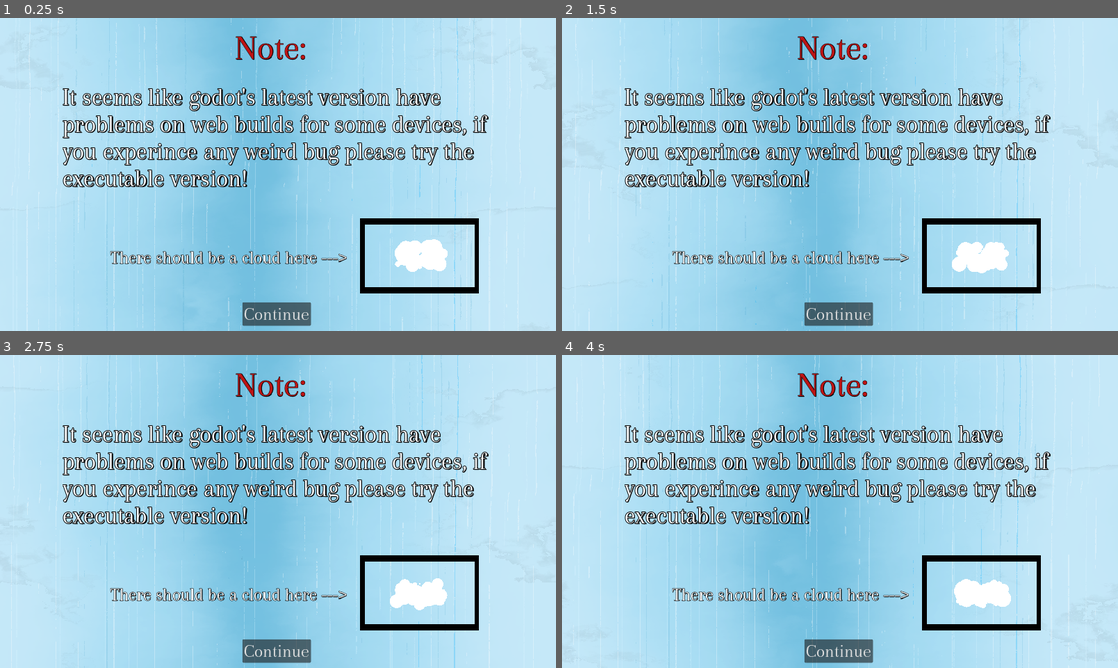
Above: before the commit, frames 1-4 (two rows, left to right).
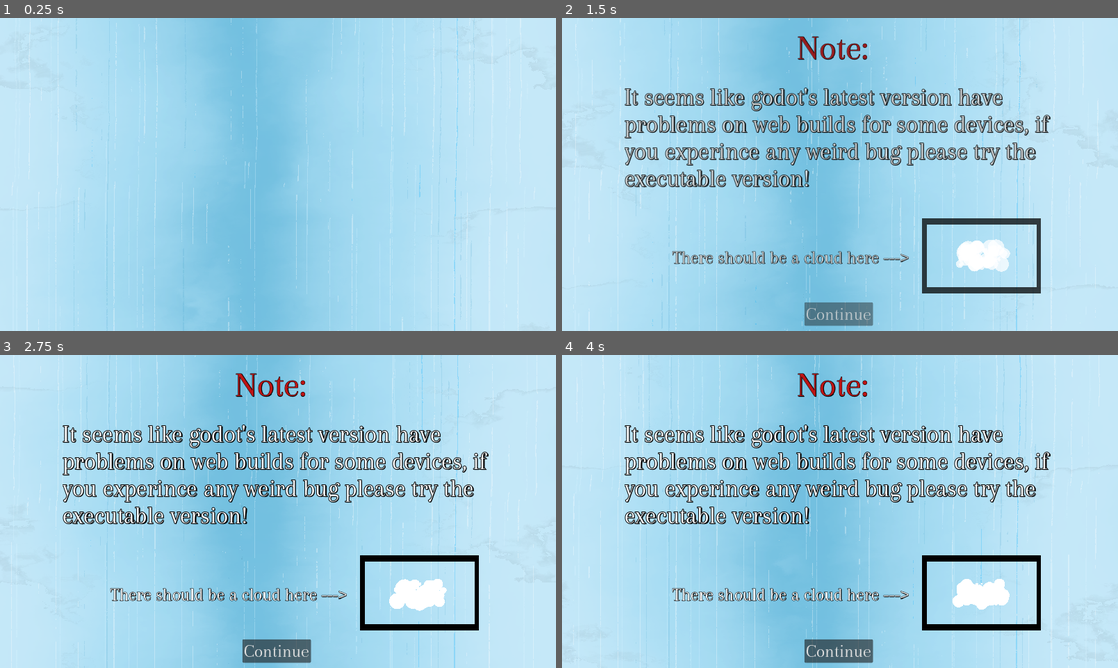
Above: after the commit, the same moments.

Repository: Someoneyeeting/GMTK
Game: Godot game, scene res://mainmenu.tscn
Two runs of this game, one before a commit and one after it. Both use one fixed random seed, a clock stepped at 60 frames per second and the inputs below.
Inputs (mouse positions are in pixels of both pictures, inside the frame that each line leads up to):
- Up to frame 1 (0.25 s): no input
- Up to frame 2 (1.5 s): click (840, 315) at 0.5 s, where only the run before the commit has a clickable "Continue"; click "Continue" at 1.25 s
- Up to frame 3 (2.75 s): move the mouse to (400, 495) at 2.02 s; hold D (right) from 2.03 s (still down)
- Up to frame 4 (4 s): move the mouse to (728, 527) at 2.77 s; release D (right) at 2.78 s; hold S (down) 2.78-3.53 s; move the mouse to (895, 442) at 3.52 s; hold D (right) from 3.53 s (still down)

The runs differ from the first frame. In frame 1, 11% of the frame differs, in the area x 11-88%, y 5-99%; in frame 2, 8.0%; in frame 3, 0.1%; in frame 4, 0.1%.

Commit message:
mainmenu

Diff:
--- a/mainmenu.tscn
+++ b/mainmenu.tscn
@@ -1,8 +1,33 @@
-[gd_scene load_steps=10 format=3 uid="uid://cqpwsek5kc0lv"]
+[gd_scene load_steps=15 format=3 uid="uid://cqpwsek5kc0lv"]
 
 [ext_resource type="PackedScene" uid="uid://0eob1v8xpjxi" path="res://background.tscn" id="1_4w514"]
 [ext_resource type="FontFile" uid="uid://bjokimfv4db2e" path="res://arapey-regular.ttf" id="2_mmaq6"]
 [ext_resource type="PackedScene" uid="uid://dlee7qqkhtk3v" path="res://clouds.tscn" id="3_8kcxu"]
+[ext_resource type="Texture2D" uid="uid://d22d4g1jndvtq" path="res://assets/mainmenu/jeff.png" id="4_rhcm6"]
+[ext_resource type="Texture2D" uid="uid://d1twg0xe1v3q8" path="res://assets/mainmenu/Untitled395_20240819073949.png" id="5_kn2nb"]
+[ext_resource type="Texture2D" uid="uid://kpdssbhr0v0" path="res://assets/mainmenu/Untitled410_20240819201640.png" id="6_w25bd"]
+
+[sub_resource type="GDScript" id="GDScript_747gg"]
+script/source = "extends Node2D
+
+
+func _ready() -> void:
+	if(\"web\" in OS.get_name().to_lower() or true):
+		$notice/Button.disabled = false
+		$AnimationPlayer.play(\"notice_in\")
+
+
+
+
+func _on_animation_player_animation_finished(anim_name: StringName) -> void:
+	if(anim_name == \"noitce_out\"):
+		$AnimationPlayer.play(\"menu_in\")
+
+
+func _on_button_pressed() -> void:
+	print(\"press\")
+	$AnimationPlayer.play(\"notice_out\")
+"
 
 [sub_resource type="Shader" id="Shader_ikbg8"]
 code = "shader_type canvas_item;
@@ -54,7 +79,7 @@
 "times": PackedFloat32Array(0),
 "transitions": PackedFloat32Array(1),
 "update": 0,
-"values": [Color(1, 1, 1, 1)]
+"values": [Color(1, 1, 1, 0)]
 }
 tracks/1/type = "value"
 tracks/1/imported = false
@@ -80,10 +105,34 @@
 "update": 0,
 "values": [0.0]
 }
+tracks/3/type = "value"
+tracks/3/imported = false
+tracks/3/enabled = true
+tracks/3/path = NodePath("menu:position")
+tracks/3/interp = 1
+tracks/3/loop_wrap = true
+tracks/3/keys = {
+"times": PackedFloat32Array(0),
+"transitions": PackedFloat32Array(1),
+"update": 0,
+"values": [Vector2(0, 720)]
+}
+tracks/4/type = "value"
+tracks/4/imported = false
+tracks/4/enabled = true
+tracks/4/path = NodePath("menu:rotation")
+tracks/4/interp = 1
+tracks/4/loop_wrap = true
+tracks/4/keys = {
+"times": PackedFloat32Array(0),
+"transitions": PackedFloat32Array(1),
+"update": 0,
+"values": [0.0]
+}
 
 [sub_resource type="Animation" id="Animation_8gw2g"]
 resource_name = "notice_out"
-length = 2.0
+length = 3.0
 tracks/0/type = "value"
 tracks/0/imported = false
 tracks/0/enabled = true
@@ -109,18 +158,49 @@
 "values": [0.0]
 }
 
+[sub_resource type="Animation" id="Animation_6hvvn"]
+resource_name = "menu_in"
+length = 1.5
+tracks/0/type = "value"
+tracks/0/imported = false
+tracks/0/enabled = true
+tracks/0/path = NodePath("menu:position")
+tracks/0/interp = 1
+tracks/0/loop_wrap = true
+tracks/0/keys = {
+"times": PackedFloat32Array(0, 1.5),
+"transitions": PackedFloat32Array(0.210224, 1),
+"update": 0,
+"values": [Vector2(0, 720), Vector2(0, 0)]
+}
+tracks/1/type = "value"
+tracks/1/imported = false
+tracks/1/enabled = true
+tracks/1/path = NodePath("menu:rotation")
+tracks/1/interp = 1
+tracks/1/loop_wrap = true
+tracks/1/keys = {
+"times": PackedFloat32Array(0),
+"transitions": PackedFloat32Array(1),
+"update": 0,
+"values": [0.0]
+}
+
 [sub_resource type="AnimationLibrary" id="AnimationLibrary_yqbtv"]
 _data = {
 "RESET": SubResource("Animation_wi8ir"),
+"menu_in": SubResource("Animation_6hvvn"),
 "notice_in": SubResource("Animation_uxhc2"),
 "notice_out": SubResource("Animation_8gw2g")
 }
 
 [node name="mainmenu" type="Node2D"]
+script = SubResource("GDScript_747gg")
 
 [node name="background" parent="." instance=ExtResource("1_4w514")]
 
 [node name="notice" type="Node2D" parent="."]
+modulate = Color(1, 1, 1, 0)
 
 [node name="Label" type="Label" parent="notice"]
 offset_left = 541.0
@@ -156,6 +236,7 @@
 offset_top = 151.0
 offset_right = 1179.0
 offset_bottom = 724.0
+mouse_filter = 2
 theme_override_colors/font_shadow_color = Color(0, 0, 0, 1)
 theme_override_constants/outline_size = 6
 theme_override_constants/shadow_offset_x = 2
@@ -169,6 +250,7 @@
 offset_top = 461.0
 offset_right = 1103.0
 offset_bottom = 633.0
+mouse_filter = 2
 color = Color(0, 0, 0, 1)
 
 [node name="Button" type="Button" parent="notice"]
@@ -179,13 +261,39 @@
 theme_override_colors/icon_normal_color = Color(0, 0, 0, 1)
 theme_override_fonts/font = ExtResource("2_mmaq6")
 theme_override_font_sizes/font_size = 41
+action_mode = 0
 text = "Continue"
 
 [node name="Node2D" parent="notice" instance=ExtResource("3_8kcxu")]
 position = Vector2(959, 553)
 scale = Vector2(1.81549, 3.94558)
 
+[node name="menu" type="Node2D" parent="."]
+position = Vector2(0, 720)
+
+[node name="Jeff" type="Sprite2D" parent="menu"]
+scale = Vector2(2.00481, 2.00481)
+texture = ExtResource("4_rhcm6")
+centered = false
+
+[node name="Untitled39520240819073949" type="Sprite2D" parent="menu"]
+position = Vector2(262, 127)
+rotation = 0.0576342
+scale = Vector2(1.63444, 1.63444)
+texture = ExtResource("5_kn2nb")
+
+[node name="TextureButton" type="TextureButton" parent="menu"]
+offset_left = 106.0
+offset_top = 251.0
+offset_right = 427.0
+offset_bottom = 451.0
+texture_normal = ExtResource("6_w25bd")
+stretch_mode = 5
+
 [node name="AnimationPlayer" type="AnimationPlayer" parent="."]
 libraries = {
 "": SubResource("AnimationLibrary_yqbtv")
 }
+
+[connection signal="pressed" from="notice/Button" to="." method="_on_button_pressed"]
+[connection signal="animation_finished" from="AnimationPlayer" to="." method="_on_animation_player_animation_finished"]
Binary file added: assets/mainmenu/Untitled395_20240819073949.png
Not shown, added: assets/mainmenu/Untitled395_20240819073949.png.import
Binary file added: assets/mainmenu/Untitled410_20240819201640.png
Not shown, added: assets/mainmenu/Untitled410_20240819201640.png.import
Binary file added: assets/mainmenu/jeff.png
Not shown, added: assets/mainmenu/jeff.png.import
